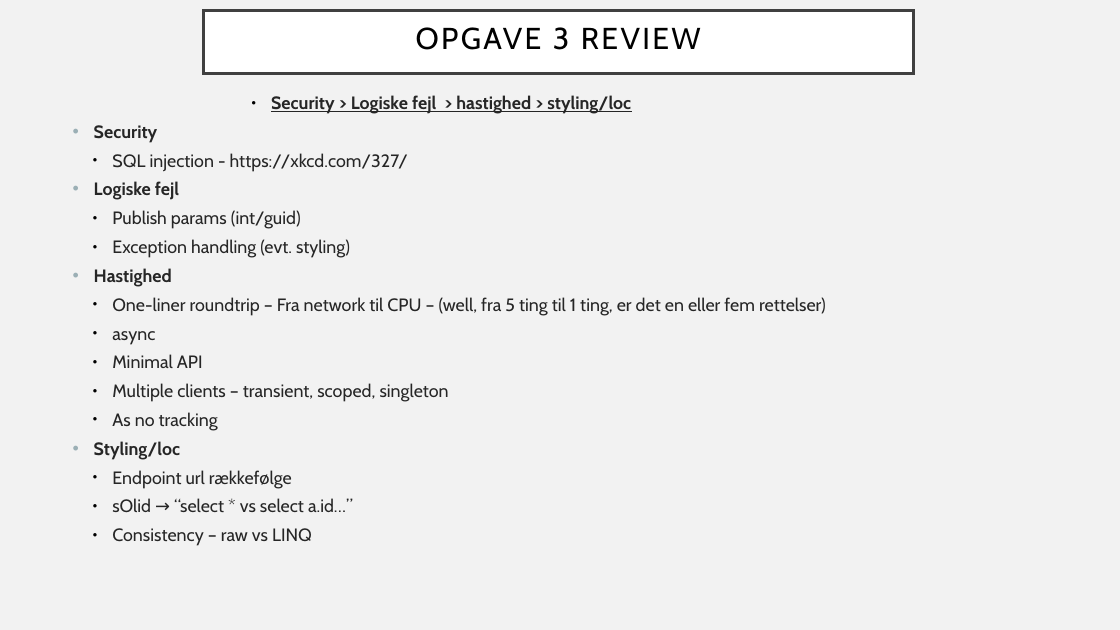
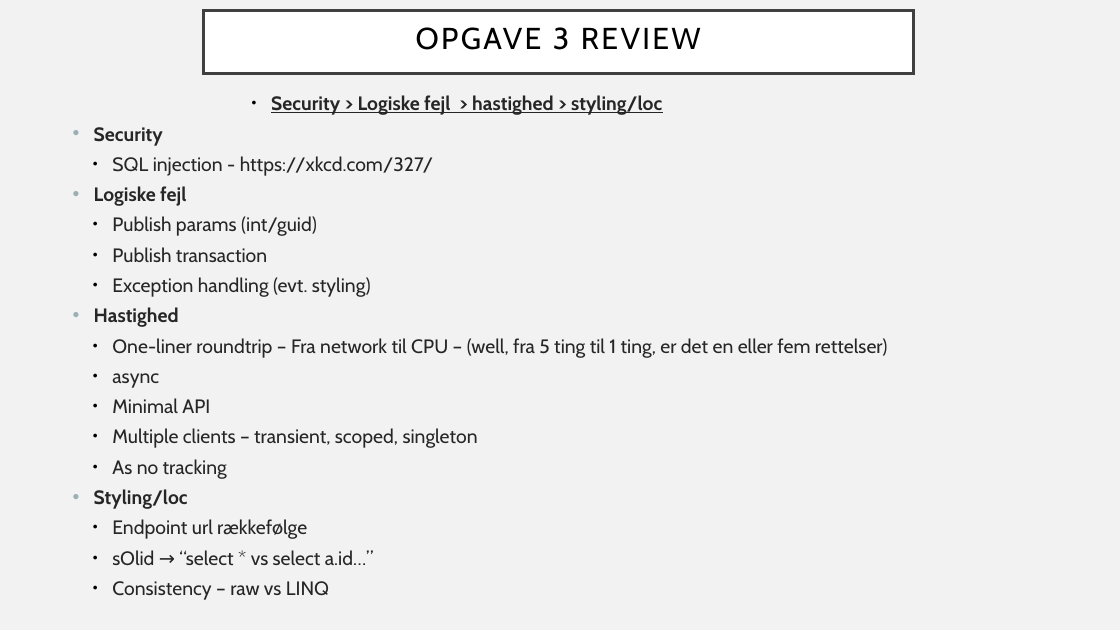
Before and after one commit to Grumlebob/JobInterviewRitzau, a slide deck: slide 6 of Ritzau.odp. Drawn at 1120x630 pixels with LibreOffice and Linux fonts; fonts in the diff are those of the drawing. Boxes give left, top, right and bottom in pixels: in the first picture for what was removed or moved away, otherwise in the second. Text is boxed around its words. In the diff, an @@ line names an element or a change of style, - is before the commit and + after.

Commit message:
Brødtekst lavet om til bullets på opgave 1-5

```diff
--- a/Ritzau.odp
+++ b/Ritzau.odp
@@ text at [94, 95, 887, 600]: size 15.3 to 16.6 pt @@
@@ text at [112, 247, 267, 262]: paragraph added @@
+  ● Publish transaction
```
Also in this commit, not shown: 12 other slides changed, 1 slide added, 2 slides removed, 1 other file.
